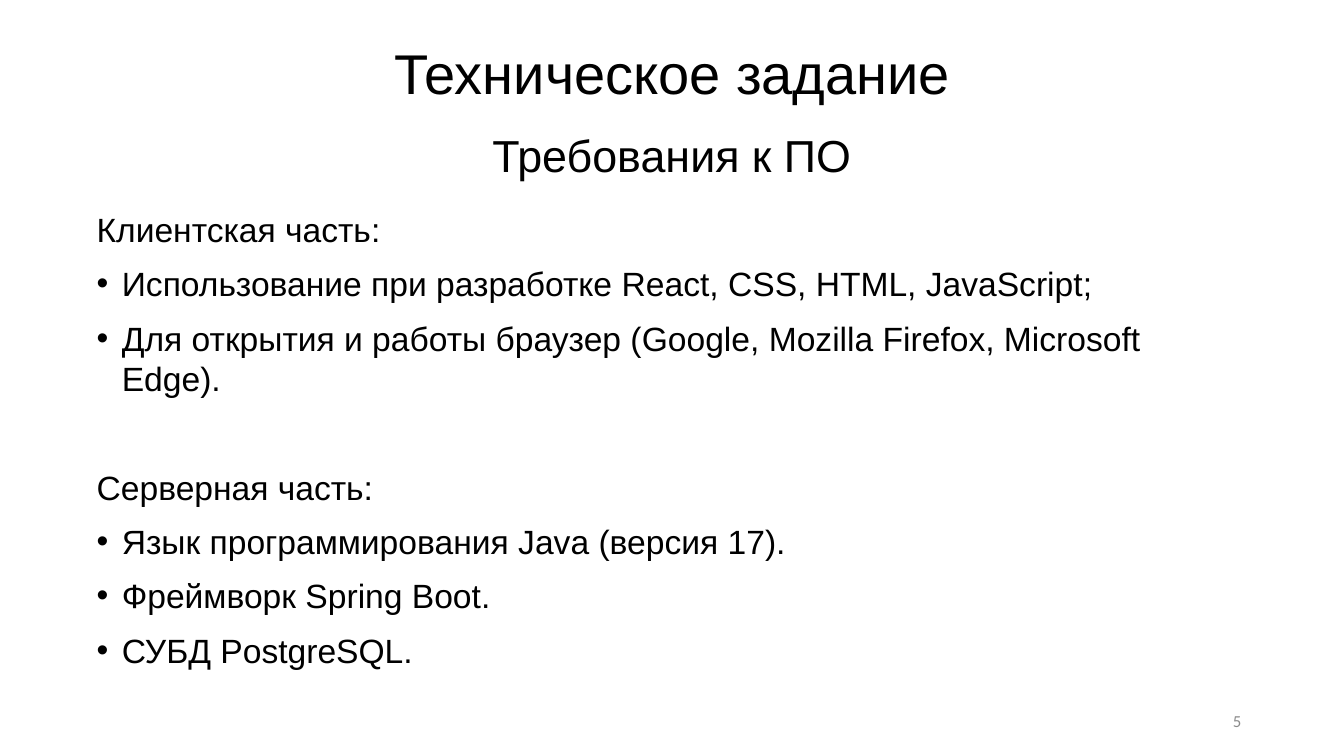
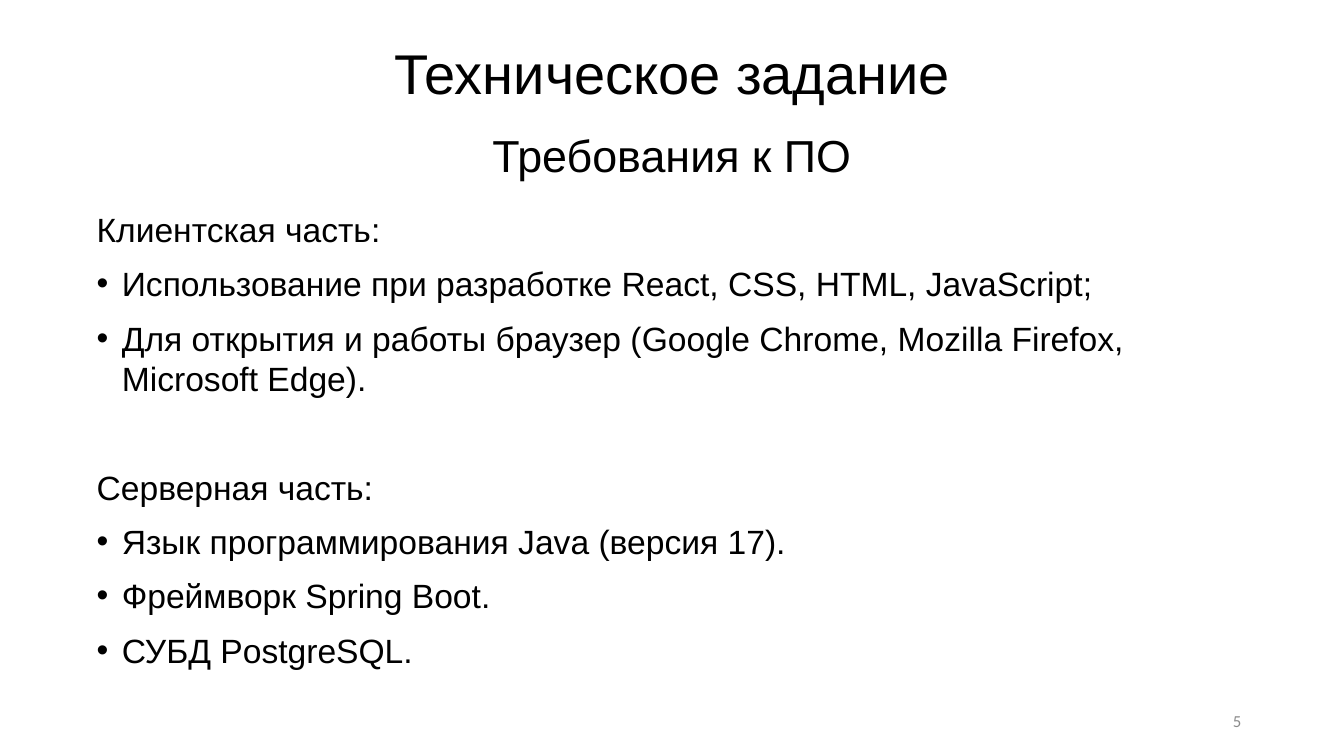
Before and after one commit to KateBabkina/SportEquipmentRental, a slide deck: slide 5 of documents/Презентация по игогам 1 этапа.pptx. Drawn at 1344x756 pixels with LibreOffice and Linux fonts; fonts in the diff are those of the drawing. Boxes give left, top, right and bottom in pixels: in the first picture for what was removed or moved away, otherwise in the second. Text is boxed around its words. In the diff, an @@ line names an element or a change of style, - is before the commit and + after.

```diff
--- a/documents/Презентация по игогам 1 этапа.pptx
+++ b/documents/Презентация по игогам 1 этапа.pptx
@@ text at (122, 326, 1124, 398): text changed @@
-• Для открытия и работы браузер (Google, Mozilla Firefox, Microsoft Edge).
+• Для открытия и работы браузер (Google Chrome, Mozilla Firefox, Microsoft Edge).
```
Also in this commit, not shown: 1 other slide changed.
